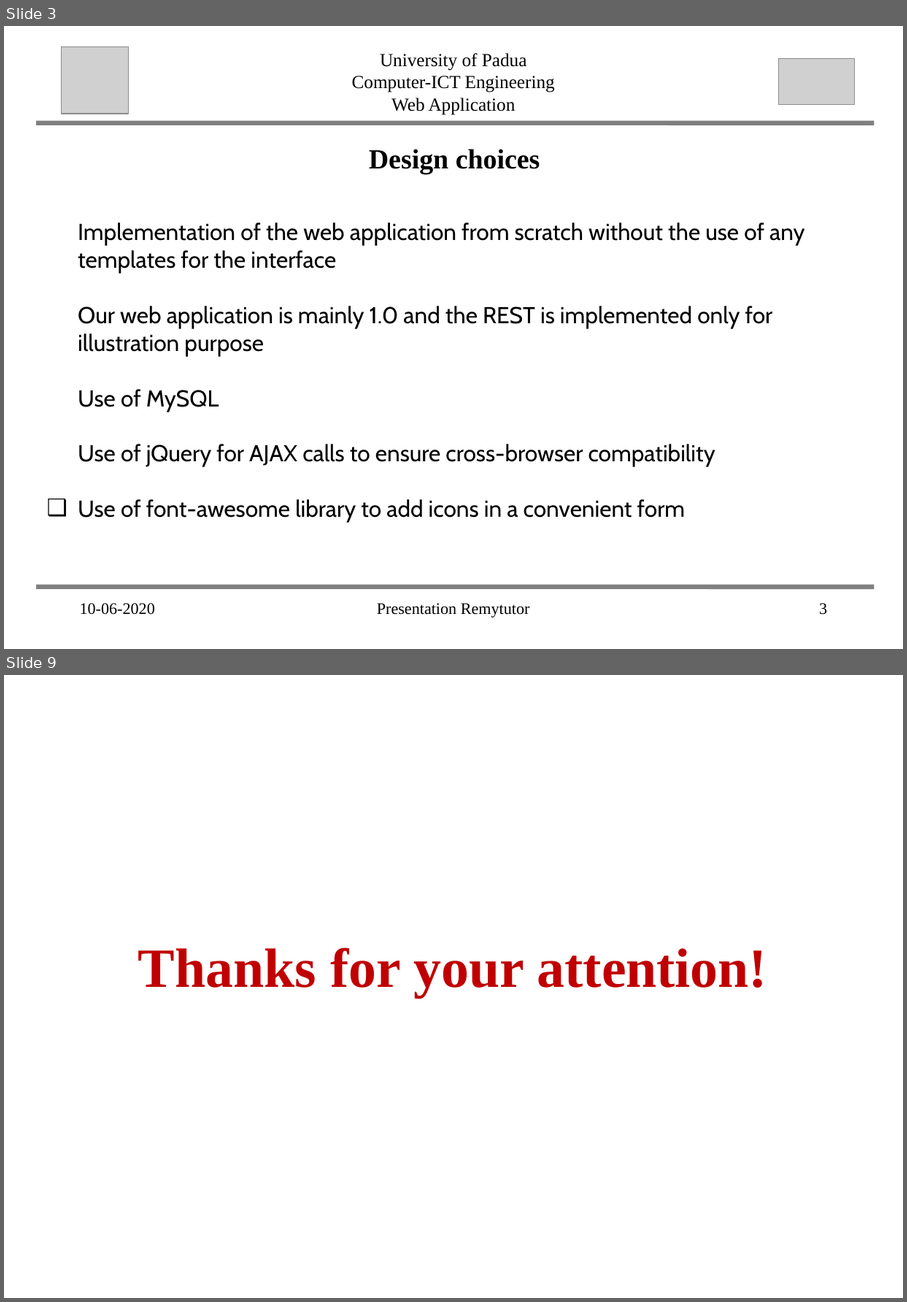
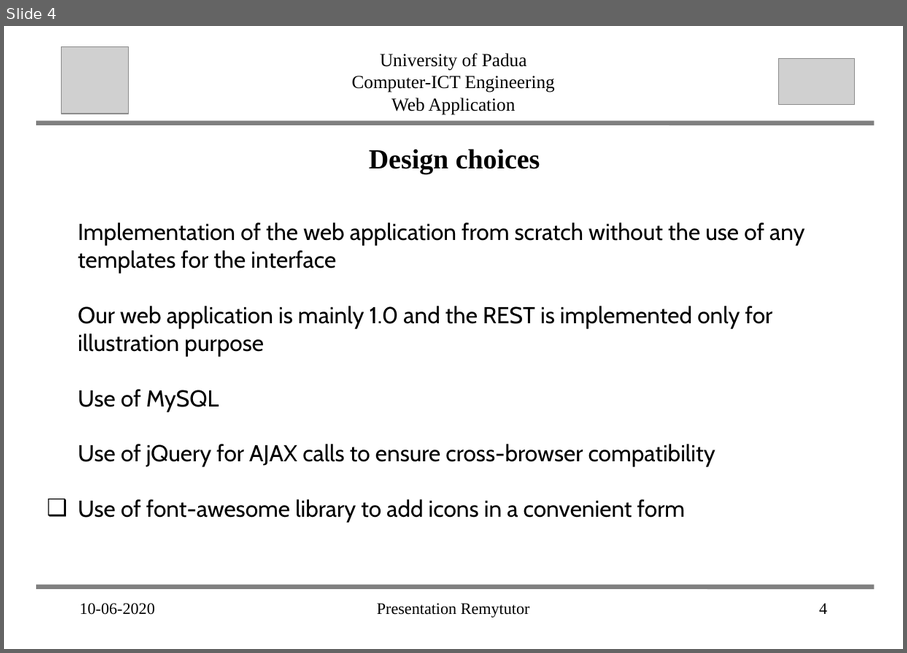
Before and after one commit to abahmadb/Web-Applications, a slide deck: HW2-RemuTutor-2019-2020 - Victor.ppt. Shown one above the other, each under a label of ours: slides 3 and 9 before the commit, slide 4 after it; the slides between them are not shown. The pictures are 907x1302 and 907x653 pixels, drawn with LibreOffice and Linux fonts; fonts in the diff are those of the drawing; grey boxes stand for pictures. Boxes give left, top, right and bottom in pixels: in the first picture for what was removed or moved away, otherwise in the second. Text is boxed around its words. In the diff, an @@ line names an element or a change of style, - is before the commit and + after.

```diff
--- a/HW2-RemuTutor-2019-2020 - Victor.ppt
+++ b/HW2-RemuTutor-2019-2020 - Victor.ppt
@@ slide 9 removed at (4, 675, 903, 1298), background #FFFFFF @@
@@ text removed at (138, 947, 768, 998) @@
-Thanks for your attention!
@@ what was slide 3 is now slide 4 @@
@@ page number at (819, 603, 827, 614): text changed @@
-3
+4
```
Also in this commit, not shown: 1 slide changed, 4 other slides removed.
